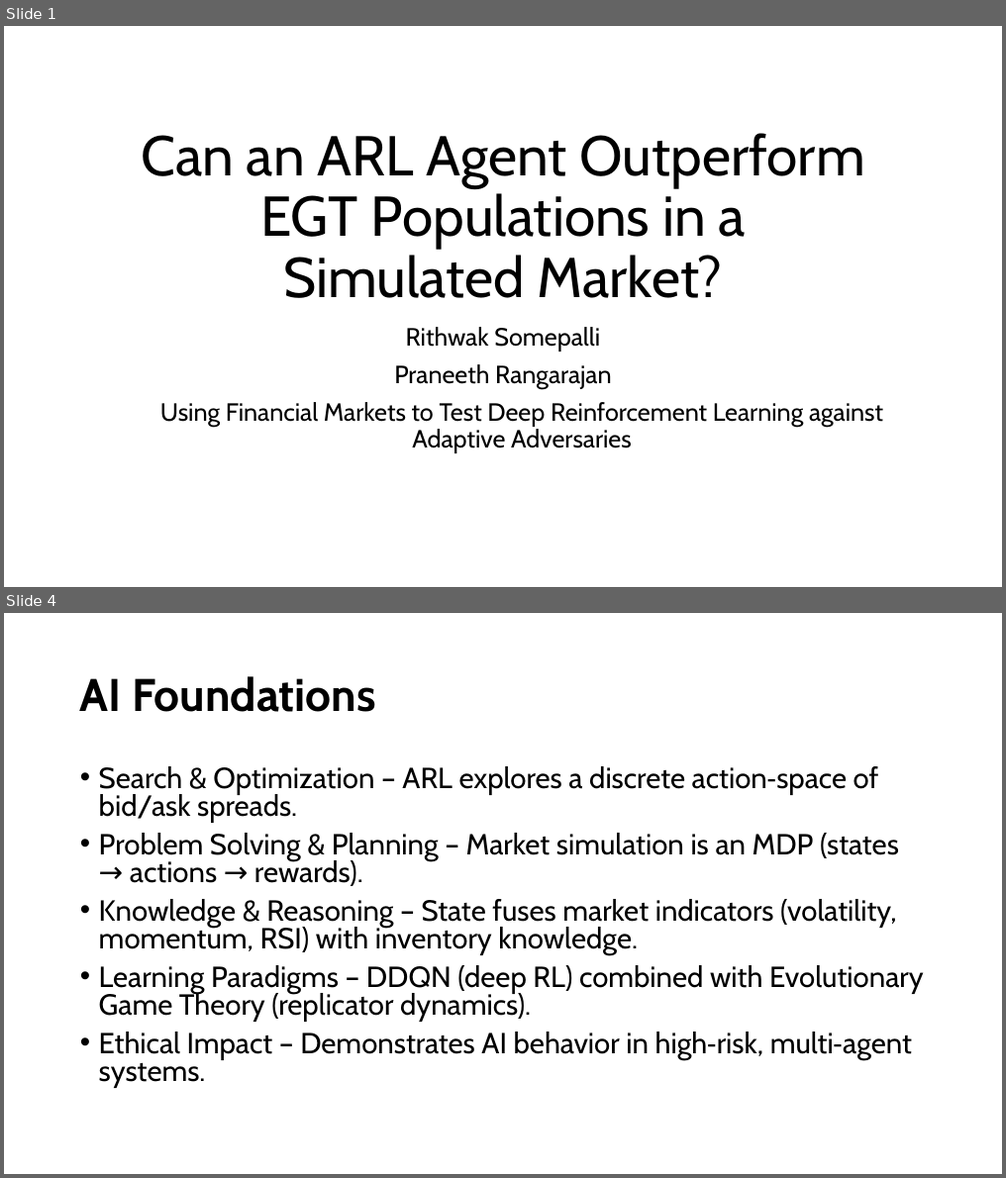
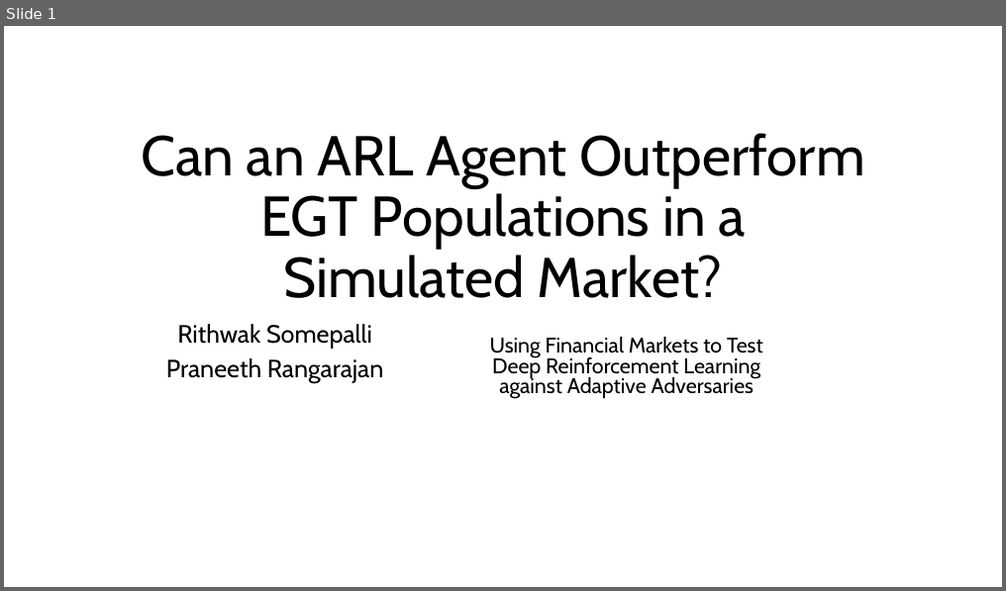
Before and after one commit to Srithwak/Coevolutionary_ARL_vs_EGT_agents_research, a slide deck: presentation.pptx. Shown one above the other, each under a label of ours: slides 1 and 4 before the commit, slide 1 after it; the slides between them are not shown. The pictures are 1006x1178 and 1006x591 pixels, drawn with LibreOffice and Linux fonts; fonts in the diff are those of the drawing. Boxes give left, top, right and bottom in pixels: in the first picture for what was removed or moved away, otherwise in the second. Text is boxed around its words. In the diff, an @@ line names an element or a change of style, - is before the commit and + after.

Commit message:
Pushing initial formatted ppt

```diff
--- a/presentation.pptx
+++ b/presentation.pptx
@@ slide 4 removed at (4, 613, 1002, 1174), background #FFFFFF @@
@@ title removed at (80, 676, 376, 712) @@
-AI Foundations
@@ text removed at (99, 766, 924, 1088) @@
-• Search & Optimization – ARL explores a discrete action‑space of bid/ask spreads.
-• Problem Solving & Planning – Market simulation is an MDP (states → actions → rewards).
-• Knowledge & Reasoning – State fuses market indicators (volatility, momentum, RSI) with inventory knowledge.
-• Learning Paradigms – DDQN (deep RL) combined with Evolutionary Game Theory (replicator dynamics).
-• Ethical Impact – Demonstrates AI behavior in high‑risk, multi‑agent systems.
@@ slide 1 changed as well @@
@@ subtitle "Rithwak Somepalli" at (166, 324, 383, 383): line spacing 0.9 to 0.8 @@
@@ text "Using Financial Markets to Test ...": place and size @@
-text "Using Financial Markets to Test ..." at (160, 402, 883, 454)
+text "Using Financial Markets to Test ..." at (490, 337, 763, 399)
@@ text "Using Financial Markets to Test ..." at (490, 337, 763, 399): size 24 to 20.4 pt; line spacing 0.9 to 0.8 @@
```
Also in this commit, not shown: 5 other slides changed, 10 slides added, 8 other slides removed.
